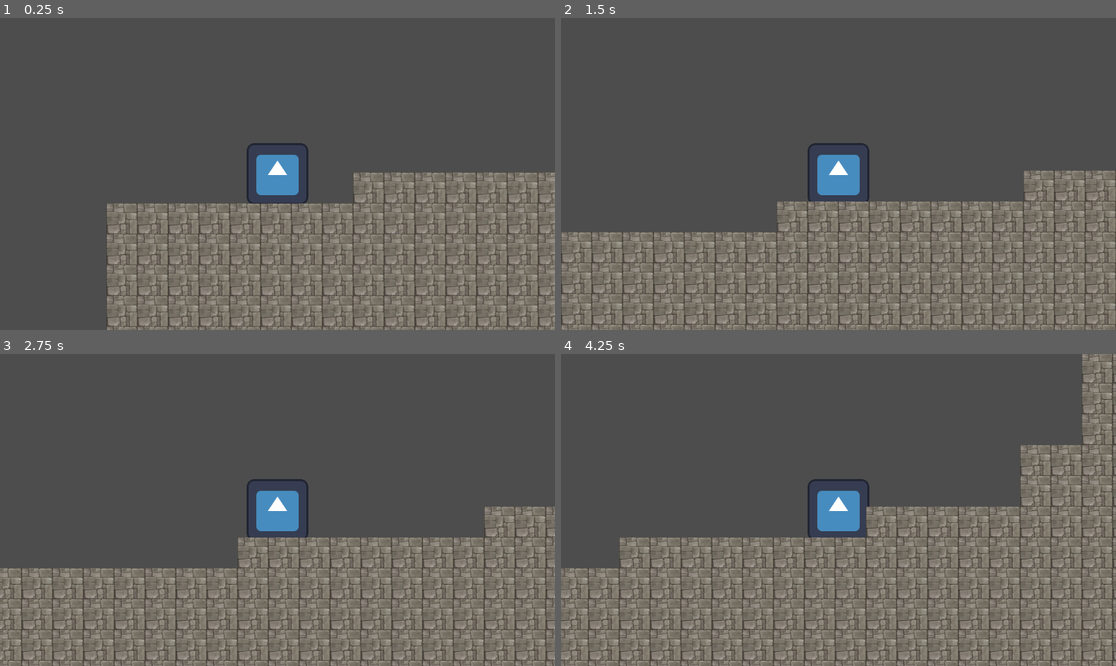
Above: before the commit, frames 1-4 (two rows, left to right).
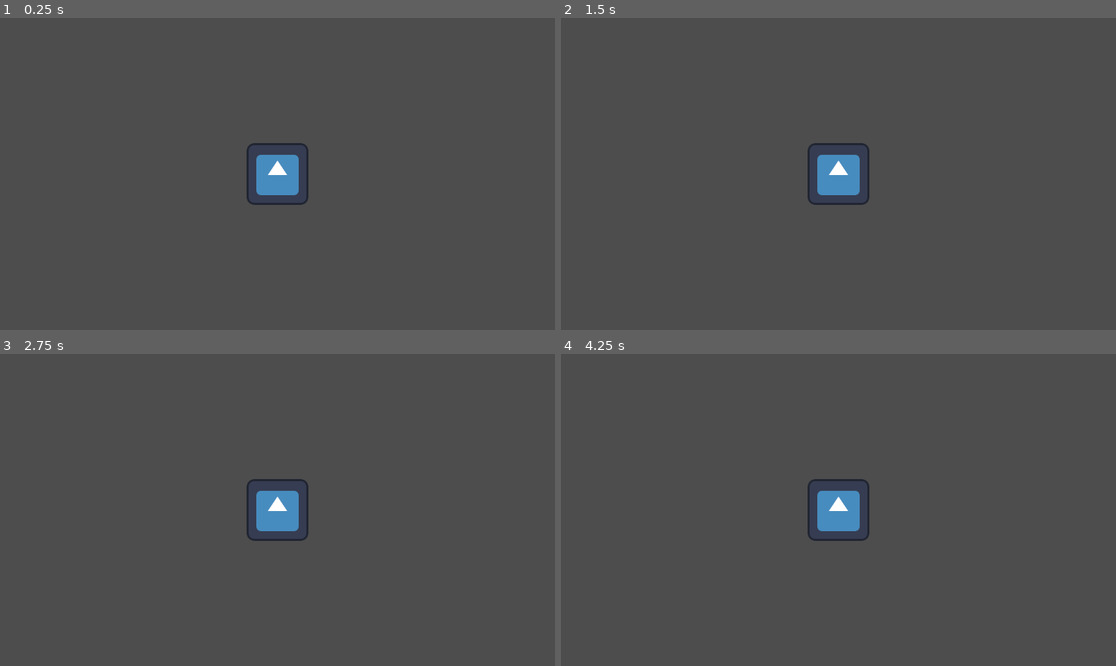
Above: after the commit, the same moments.

Repository: Sogrief/stairs
Game: Godot game, scene res://scenes/level/main.tscn
Two runs of this game, one before a commit and one after it. Both use one fixed random seed, a clock stepped at 60 frames per second and the inputs below. The engine's default icon, where the game draws it, is replaced by a stand-in: a white triangle on a blue panel in a dark square.
Inputs:
- Up to frame 1 (0.25 s): no input
- Up to frame 2 (1.5 s): hold Right (move_right) from 0.53 s (still down); tap Up (jump) at 0.77 s
- Up to frame 3 (2.75 s): tap Up (jump) at 1.52 s; release Right (move_right) at 2.03 s; hold Left (move_left) from 2.03 s (still down)
- Up to frame 4 (4.25 s): release Left (move_left) at 2.78 s; hold Right (move_right) from 2.78 s (still down); tap Up (jump) at 3.02, 3.77 s

The runs differ from the first frame. In frame 1, 31% of the frame differs, in the area x 19-100%, y 49-100%; in frame 2, 33%; in frame 3, 33%; in frame 4, 42%, in the area x 0-100%, y 0-100%.

Commit message:
suppression des fichiers pouvant corrompre un merge

Diff:
--- a/scenes/level/main.tscn
+++ b/scenes/level/main.tscn
@@ -1,12 +1,8 @@
-[gd_scene load_steps=3 format=3 uid="uid://dlh4j7baqcd0a"]
+[gd_scene load_steps=2 format=3 uid="uid://dlh4j7baqcd0a"]
 
-[ext_resource type="PackedScene" uid="uid://f3l6vk2blvxj" path="res://scenes/stairs/stair.tscn" id="1_x3s6r"]
 [ext_resource type="PackedScene" uid="uid://burikkdqjftcb" path="res://scenes/player/player.tscn" id="2_tvdgu"]
 
 [node name="main" type="Node2D"]
 
 [node name="player" parent="." instance=ExtResource("2_tvdgu")]
 position = Vector2(436, 203)
-
-[node name="Stairs" parent="." instance=ExtResource("1_x3s6r")]
-position = Vector2(81, 297)
--- /dev/null
+++ b/scenes/stairs/stair2.tscn
@@ -0,0 +1,12 @@
+[gd_scene load_steps=2 format=3 uid="uid://bsomsenq7s5e3"]
+
+[sub_resource type="TileSet" id="TileSet_wkb6w"]
+tile_size = Vector2i(64, 64)
+physics_layer_0/collision_layer = 1
+
+[node name="Stair2" type="Node2D"]
+
+[node name="TileMap2" type="TileMap" parent="."]
+tile_set = SubResource("TileSet_wkb6w")
+format = 2
+layer_0/tile_data = PackedInt32Array(-65535, 0, 0, -65534, 0, 0, 2, 0, 0)
--- /dev/null
+++ b/scenes/stairs/stairs.tscn
@@ -0,0 +1,3 @@
+[gd_scene format=3 uid="uid://cahv2pn0wylan"]
+
+[node name="Stairs" type="Node2D"]
Not shown: 1 places in scenes/stairs/stair.tscn that only renumber resources
